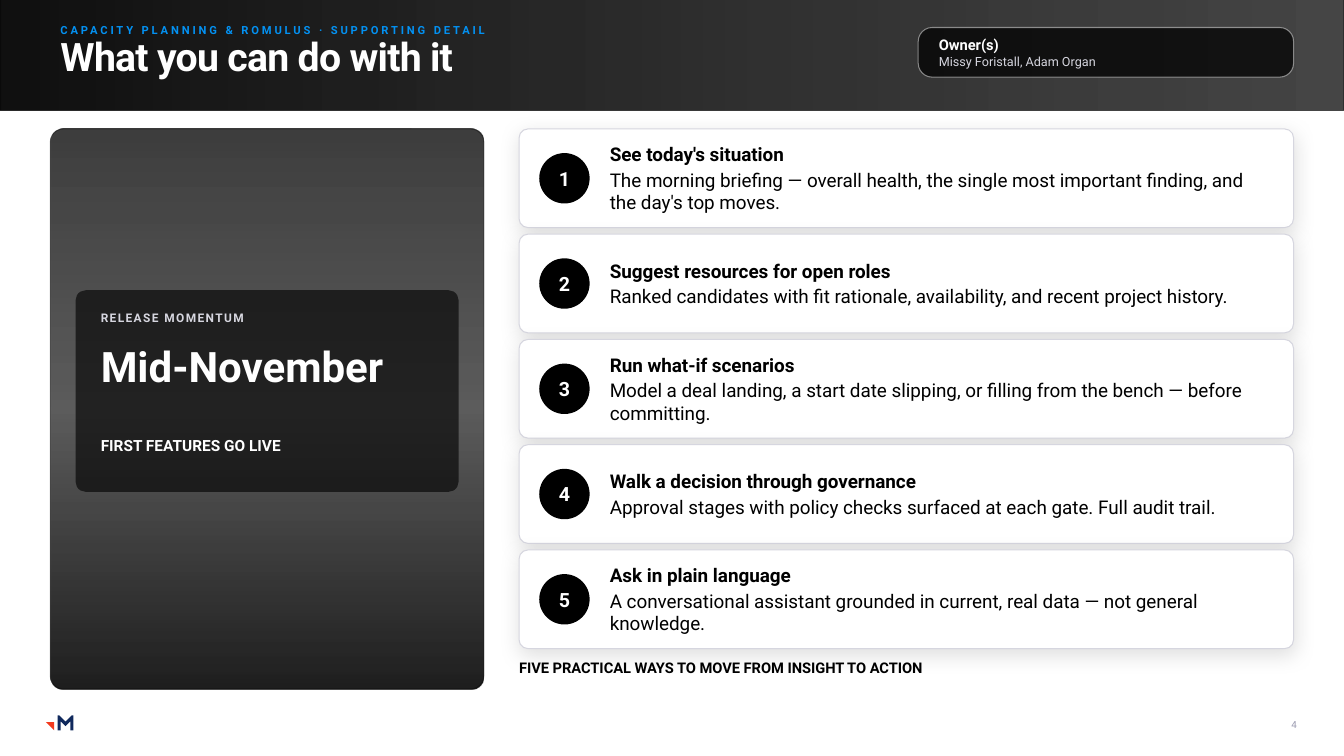
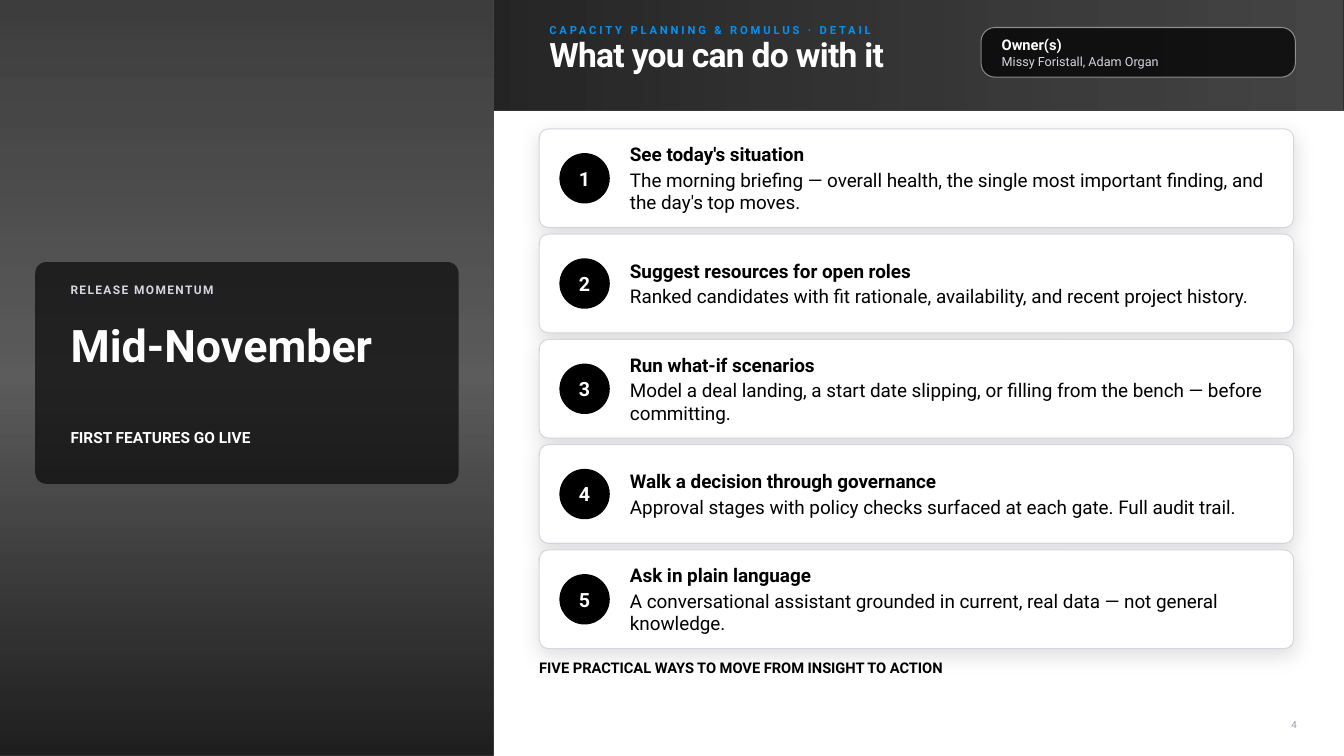
Before and after one commit to RachelHarrisMerkle/BasicMerkle, a slide deck: slide 4 of Detail_Templates_and_Examples.pptx. Drawn at 1344x756 pixels with LibreOffice and Linux fonts; fonts in the diff are those of the drawing; grey boxes stand for pictures. Boxes give left, top, right and bottom in pixels: in the first picture for what was removed or moved away, otherwise in the second. Text is boxed around its words. In the diff, an @@ line names an element or a change of style, - is before the commit and + after.

```diff
--- a/Detail_Templates_and_Examples.pptx
+++ b/Detail_Templates_and_Examples.pptx
@@ picture: place and size @@
-picture at [50,129,484,690]
+picture at [0,0,494,756]
@@ rectangle: place and size @@
-rectangle at [50,129,484,690]
+rectangle at [0,0,494,756]
@@ rectangle at [0,0,494,756]: rounded rectangle to rectangle @@
@@ text at [539,19,1344,39]: text changed @@
-CAPACITY PLANNING & ROMULUS · SUPPORTING DETAIL
+CAPACITY PLANNING & ROMULUS · DETAIL
@@ rounded rectangle "Owner(s)": place and size @@
-rounded rectangle "Owner(s)" at [919,27,1294,77]
+rounded rectangle "Owner(s)" at [981,27,1296,77]
@@ title "What you can do with ...": place and size @@
-title "What you can do with ..." at [60,41,453,80]
+title "What you can do with ..." at [549,41,884,74]
@@ title "What you can do with ..." at [549,41,884,74]: size 28 to 24 pt @@
@@ rounded rectangle: place and size @@
-rounded rectangle at [519,129,1294,228]
+rounded rectangle at [539,129,1294,228]
@@ text "See today's situation": place and size @@
-text "See today's situation" at [610,146,1243,213]
+text "See today's situation" at [630,146,1263,213]
@@ rounded rectangle: place and size @@
-rounded rectangle at [519,234,1294,333]
+rounded rectangle at [539,234,1294,333]
@@ text "Suggest resources for open roles": place and size @@
-text "Suggest resources for open roles" at [610,263,1228,307]
+text "Suggest resources for open roles" at [630,263,1248,307]
@@ rounded rectangle: place and size @@
-rounded rectangle at [76,290,459,492]
+rounded rectangle at [35,262,459,484]
@@ text "RELEASE MOMENTUM": place and size @@
-text "RELEASE MOMENTUM" at [101,313,243,322]
+text "RELEASE MOMENTUM" at [71,285,213,294]
@@ text "Mid-November": place and size @@
-text "Mid-November" at [101,350,383,383]
+text "Mid-November" at [71,328,373,363]
@@ text "Mid-November" at [71,328,373,363]: size 30 to 32 pt @@
@@ rounded rectangle: place and size @@
-rounded rectangle at [519,340,1294,439]
+rounded rectangle at [539,340,1294,439]
@@ text "Run what-if scenarios": place and size @@
-text "Run what-if scenarios" at [610,357,1242,424]
+text "Run what-if scenarios" at [630,357,1262,424]
@@ text "FIRST FEATURES GO LIVE": place and size @@
-text "FIRST FEATURES GO LIVE" at [101,440,281,451]
+text "FIRST FEATURES GO LIVE" at [71,432,251,443]
@@ rounded rectangle: place and size @@
-rounded rectangle at [519,445,1294,543]
+rounded rectangle at [539,445,1294,543]
@@ text "Walk a decision through governance": place and size @@
-text "Walk a decision through governance" at [610,473,1215,518]
+text "Walk a decision through governance" at [630,473,1235,518]
@@ rounded rectangle: place and size @@
-rounded rectangle at [519,551,1294,649]
+rounded rectangle at [539,551,1294,649]
@@ text "Ask in plain language": place and size @@
-text "Ask in plain language" at [610,567,1198,634]
+text "Ask in plain language" at [630,567,1218,634]
@@ 5 ellipses: place and size @@
-5 ellipses at [539,153,590,625]
+5 ellipses at [560,153,610,625]
@@ text "FIVE PRACTICAL WAYS TO MOVE ...": place and size @@
-text "FIVE PRACTICAL WAYS TO MOVE ..." at [519,662,923,673]
+text "FIVE PRACTICAL WAYS TO MOVE ..." at [539,662,943,673]
@@ freeform shape removed at [57,716,74,731] @@
@@ freeform shape removed at [46,722,54,730] @@
```
Also in this commit, not shown: 1 other slide changed, 2 other files.
